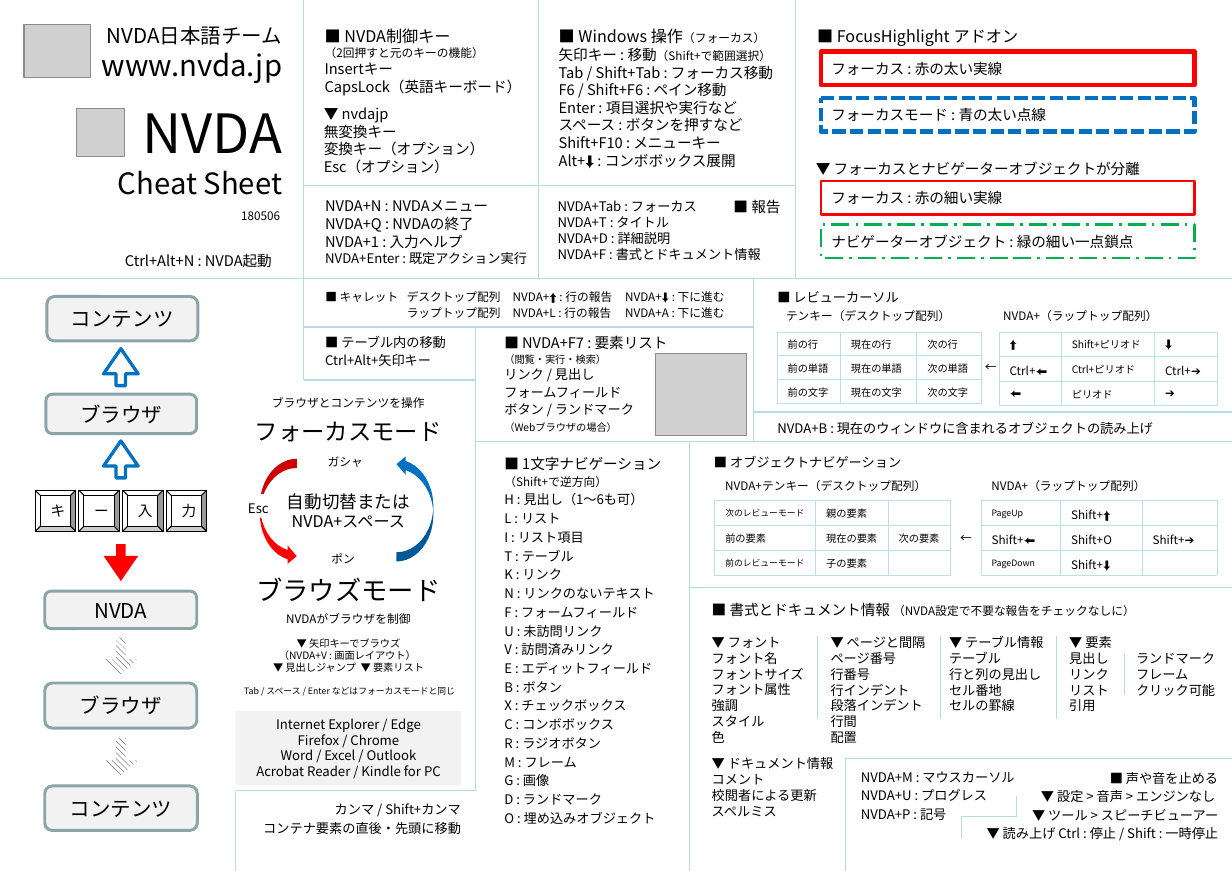
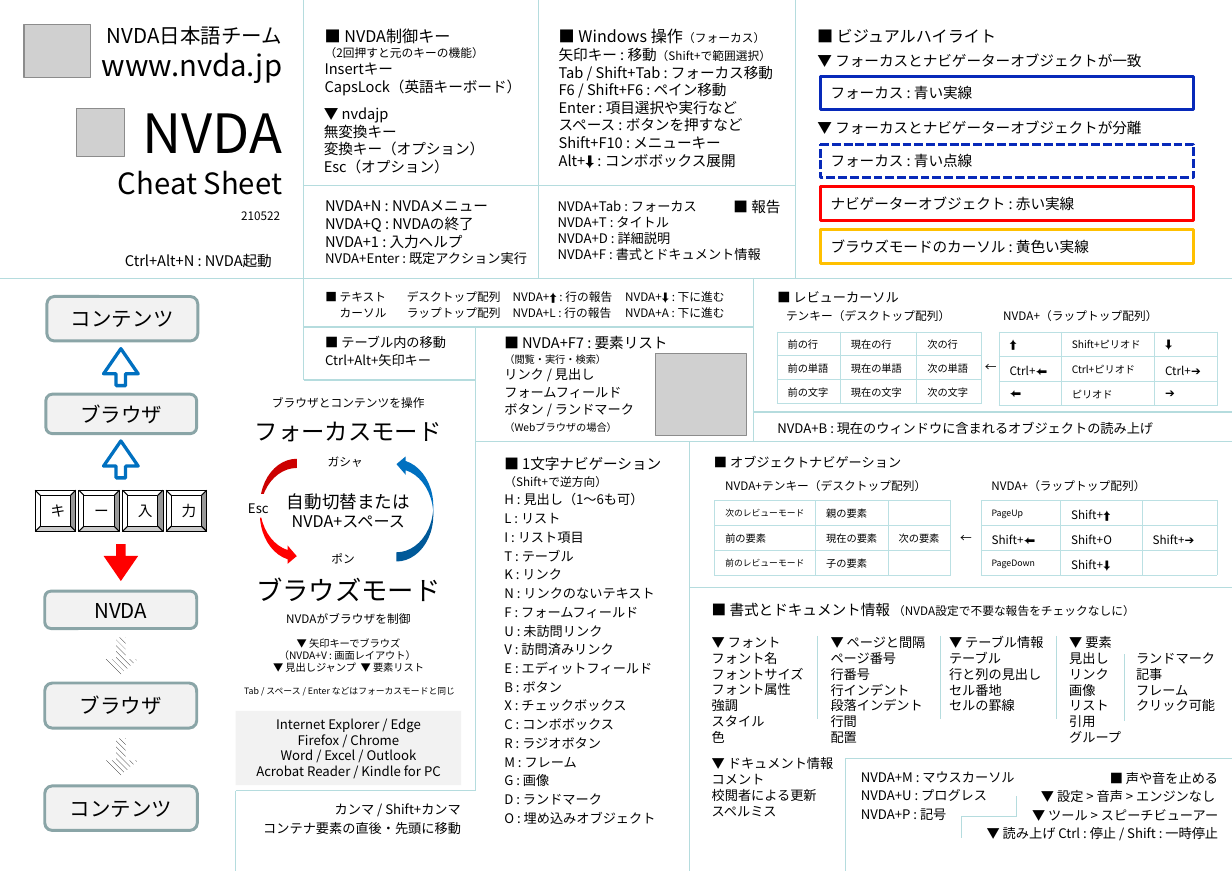
Before and after one commit to nvdajp/cheatsheet, a slide deck: slide 1 of nvdacheet.pptx. Drawn at 1232x871 pixels with LibreOffice and Linux fonts; fonts in the diff are those of the drawing; grey boxes stand for pictures. Boxes give left, top, right and bottom in pixels: in the first picture for what was removed or moved away, otherwise in the second. Text is boxed around its words. In the diff, an @@ line names an element or a change of style, - is before the commit and + after.

Commit message:
ビジュアルハイライトに説明を変更。pptx および pdf のアクセシビリティの改善。

```diff
--- a/nvdacheet.pptx
+++ b/nvdacheet.pptx
@@ text at (837,29,996,43): text changed @@
-■ FocusHighlight アドオン
+■ ビジュアルハイライト
@@ text added at (835,53,1141,67), 10 pt, text #000000 @@
+▼ フォーカスとナビゲーターオブジェクトが一致
@@ rounded rectangle "フォーカス : 青い実線": place and size @@
-rounded rectangle "フォーカス : 青い実線" at (821,52,1195,85)
+rounded rectangle "フォーカス : 青い実線" at (821,76,1195,110)
@@ rounded rectangle "フォーカス : 青い実線" at (821,76,1195,110): outline #FF0000 3 pt to #0729B9 2 pt @@
@@ text in rounded rectangle at (831,85,972,99): text changed @@
-フォーカス : 赤の太い実線
+フォーカス : 青い実線
@@ text "▼ フォーカスとナビゲーターオブジェクトが分離": place and size @@
-text "▼ フォーカスとナビゲーターオブジェクトが分離" at (834,161,1140,175)
+text "▼ フォーカスとナビゲーターオブジェクトが分離" at (835,120,1141,135)
@@ rounded rectangle removed at (821,98,1195,132) @@
-フォーカスモード : 青の太い点線
@@ rounded rectangle "フォーカス : 青い点線": place and size @@
-rounded rectangle "フォーカス : 青い点線" at (821,181,1195,215)
+rounded rectangle "フォーカス : 青い点線" at (821,144,1195,178)
@@ rounded rectangle "フォーカス : 青い点線" at (821,144,1195,178): outline #FF0000 1.5 pt to #0729B9 2 pt dashed @@
@@ text in rounded rectangle at (831,153,972,167): text changed @@
-フォーカス : 赤の細い実線
+フォーカス : 青い点線
@@ rectangle "ナビゲーターオブジェクト : 赤い実線": place and size @@
-rectangle "ナビゲーターオブジェクト : 赤い実線" at (821,224,1195,258)
+rectangle "ナビゲーターオブジェクト : 赤い実線" at (821,187,1195,220)
@@ rectangle "ナビゲーターオブジェクト : 赤い実線" at (821,187,1195,220): outline #00B050 1.5 pt dashed to #FF0000 2 pt @@
@@ text in rectangle at (831,196,1074,210): text changed @@
-ナビゲーターオブジェクト : 緑の細い一点鎖点
+ナビゲーターオブジェクト : 赤い実線
@@ text at (241,211,280,220): text changed @@
-180506
+210522
@@ rectangle added at (821,230,1195,263), outline #FFC000 2 pt, 10 pt, text #000000 @@
+ブラウズモードのカーソル : 黄色い実線
@@ text at (340,292,387,317): text changed @@
-■ キャレット
+■ テキスト
+カーソル
@@ line moved from (1126, 654) - (1126, 696) to (1126, 654) - (1126, 722) @@
@@ text at (1069,684,1095,696): paragraph added @@
+画像
@@ text at (1136,668,1162,680): paragraph added @@
+記事
@@ text at (1069,731,1121,743): paragraph added @@
+グループ
```
Also in this commit, not shown: 1 other file.
